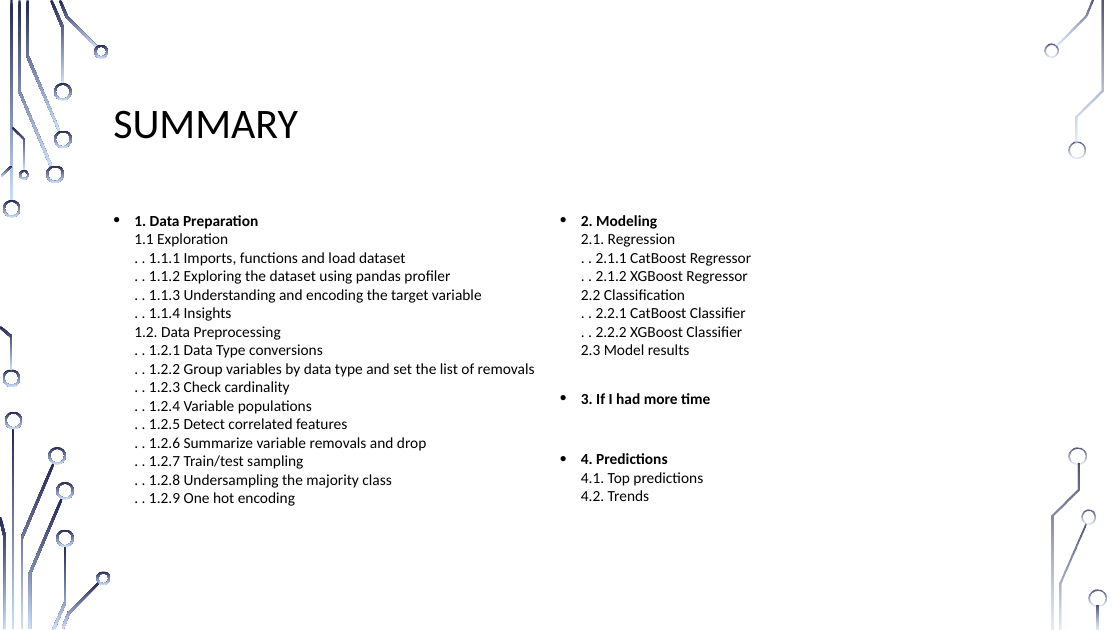
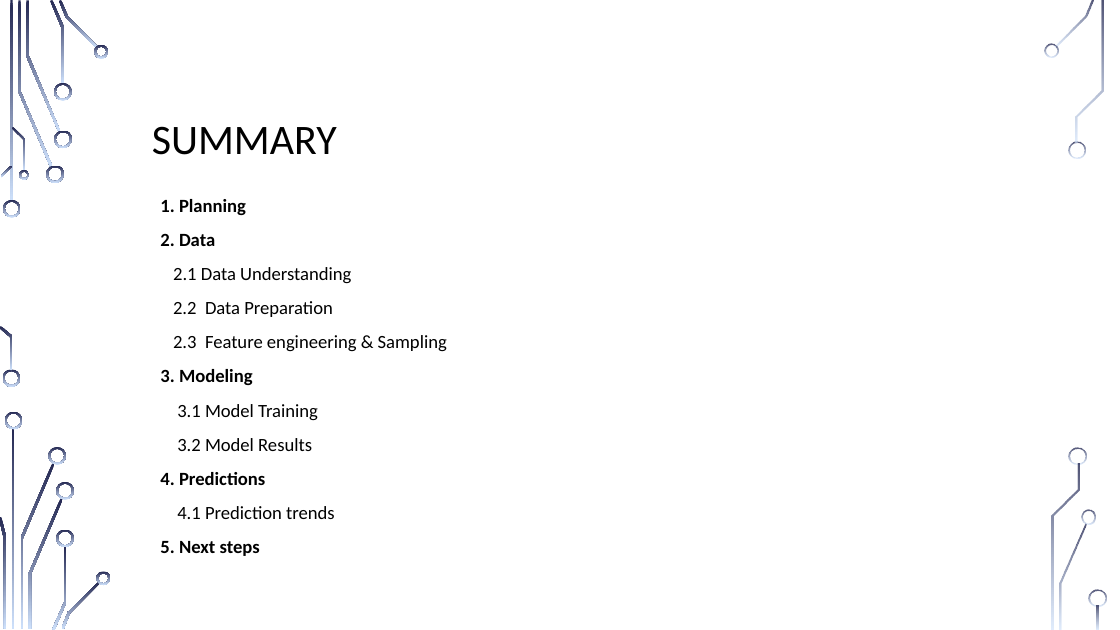
Before and after one commit to bernardoff/ML-Lab, a slide deck: slide 2 of PMI Case Study 2/Bernardo_Fernandes_case_study2.pptx. Drawn at 1120x630 pixels with LibreOffice and Linux fonts; fonts in the diff are those of the drawing; background and template pictures are left out. Boxes give left, top, right and bottom in pixels: in the first picture for what was removed or moved away, otherwise in the second. Text is boxed around its words. In the diff, an @@ line names an element or a change of style, - is before the commit and + after.

```diff
--- a/PMI Case Study 2/Bernardo_Fernandes_case_study2.pptx
+++ b/PMI Case Study 2/Bernardo_Fernandes_case_study2.pptx
@@ title "SUMMARY": place and size @@
-title "SUMMARY" at (113, 110, 298, 139)
+title "SUMMARY" at (152, 126, 337, 155)
@@ text at (160, 199, 447, 556): text changed; size 13.2 to 16 pt @@
-• 1. Data Preparation
-  1.1 Exploration
-  . . 1.1.1 Imports, functions and load dataset
-  . . 1.1.2 Exploring the dataset using pandas profiler
-  . . 1.1.3 Understanding and encoding the target variable
-  . . 1.1.4 Insights
-  1.2. Data Preprocessing
-  . . 1.2.1 Data Type conversions
-  . . 1.2.2 Group variables by data type and set the list of removals
-  . . 1.2.3 Check cardinality
-  . . 1.2.4 Variable populations
-  . . 1.2.5 Detect correlated features
-  . . 1.2.6 Summarize variable removals and drop
-  . . 1.2.7 Train/test sampling
-  . . 1.2.8 Undersampling the majority class
-  . . 1.2.9 One hot encoding
-• 2. Modeling
-  2.1. Regression
-  . . 2.1.1 CatBoost Regressor
-  . . 2.1.2 XGBoost Regressor
-  2.2 Classification
-  . . 2.2.1 CatBoost Classifier
-  . . 2.2.2 XGBoost Classifier
-  2.3 Model results
-• 3. If I had more time
-• 4. Predictions
-  4.1. Top predictions
-  4.2. Trends
+1. Planning
+2. Data
+2.1 Data Understanding
+2.2 Data Preparation
+2.3 Feature engineering & Sampling
+3. Modeling
+3.1 Model Training
+3.2 Model Results
+4. Predictions
+4.1 Prediction trends
+5. Next steps
```
Also in this commit, not shown: 9 other slides changed, 5 slides added, 3 slides removed, 1 other file.
